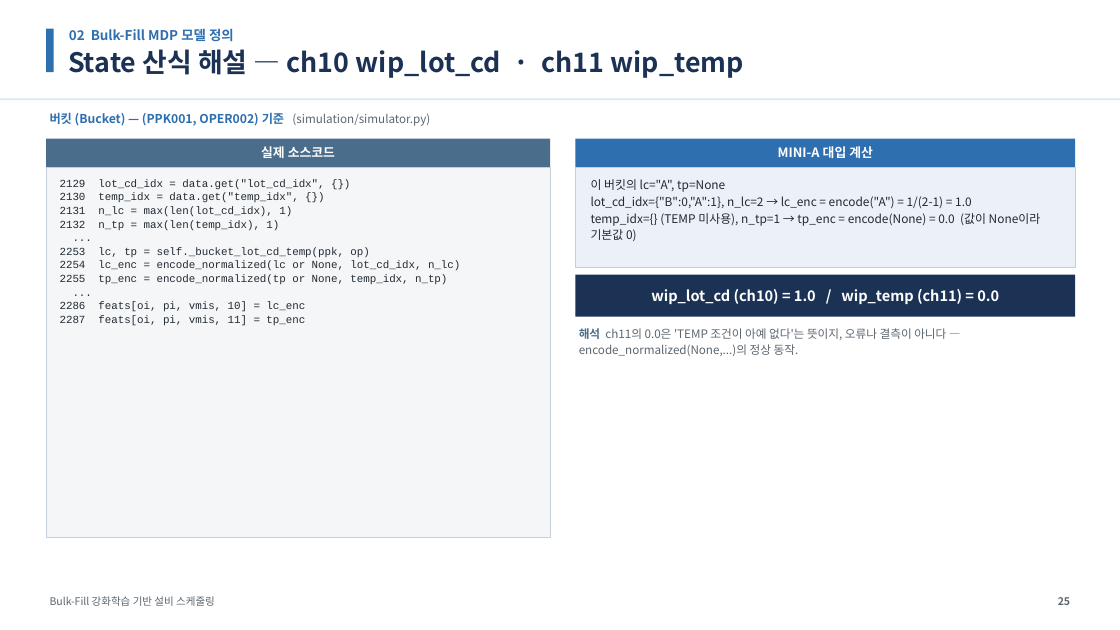
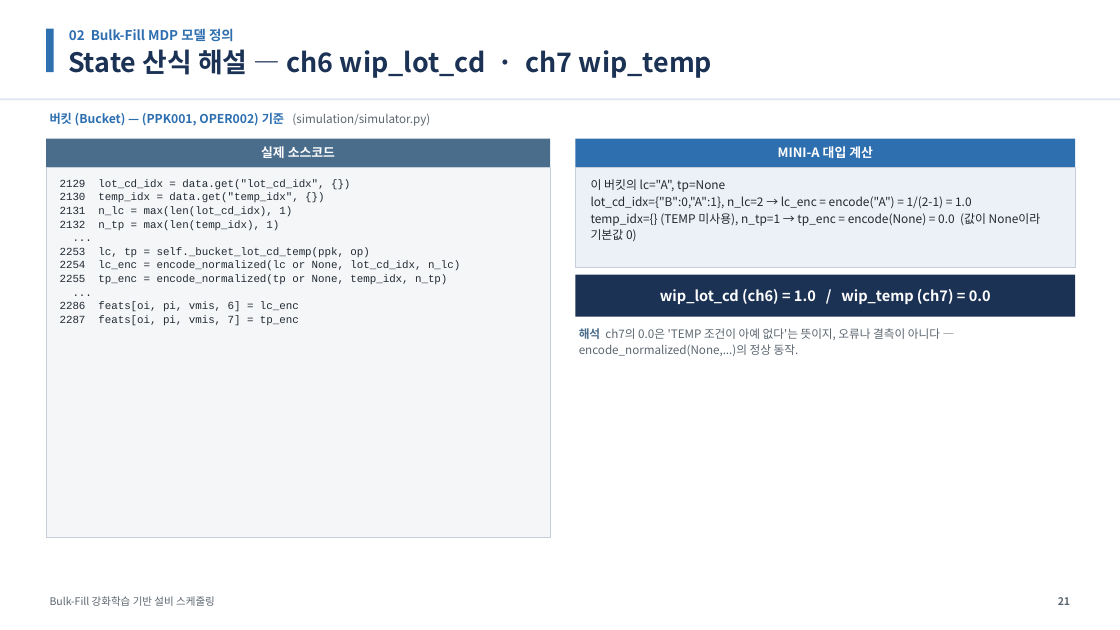
Before and after one commit to relighting123/pjt_scheduling, a slide deck: slide 21 of docs/BulkFill_스케줄링_발표자료.pptx (slide 25 before the commit). Drawn at 1120x630 pixels with LibreOffice and Linux fonts; fonts in the diff are those of the drawing. Boxes give left, top, right and bottom in pixels: in the first picture for what was removed or moved away, otherwise in the second. Text is boxed around its words. In the diff, an @@ line names an element or a change of style, - is before the commit and + after.

```diff
--- a/docs/BulkFill_스케줄링_발표자료.pptx
+++ b/docs/BulkFill_스케줄링_발표자료.pptx
@@ text at <box>68,49,712,78</box>: text changed @@
-State 산식 해설 — ch10 wip_lot_cd · ch11 wip_temp
+State 산식 해설 — ch6 wip_lot_cd · ch7 wip_temp
@@ text at <box>660,289,991,304</box>: text changed @@
-wip_lot_cd (ch10) = 1.0 / wip_temp (ch11) = 0.0
+wip_lot_cd (ch6) = 1.0 / wip_temp (ch7) = 0.0
@@ text at <box>60,302,299,326</box>: text changed @@
-2286 feats[oi, pi, vmis, 10] = lc_enc
-2287 feats[oi, pi, vmis, 11] = tp_enc
+2286 feats[oi, pi, vmis, 6] = lc_enc
+2287 feats[oi, pi, vmis, 7] = tp_enc
@@ text at <box>579,328,940,356</box>: text changed @@
-해석 ch11의 0.0은 'TEMP 조건이 아예 없다'는 뜻이지, 오류나 결측이 아니다 — encode_normalized(None,...)의 정상 동작.
+해석 ch7의 0.0은 'TEMP 조건이 아예 없다'는 뜻이지, 오류나 결측이 아니다 — encode_normalized(None,...)의 정상 동작.
@@ text at <box>1058,597,1070,605</box>: text changed @@
-25
+21
```
Also in this commit, not shown: 49 other slides changed, 3 slides removed, 8 other files.
